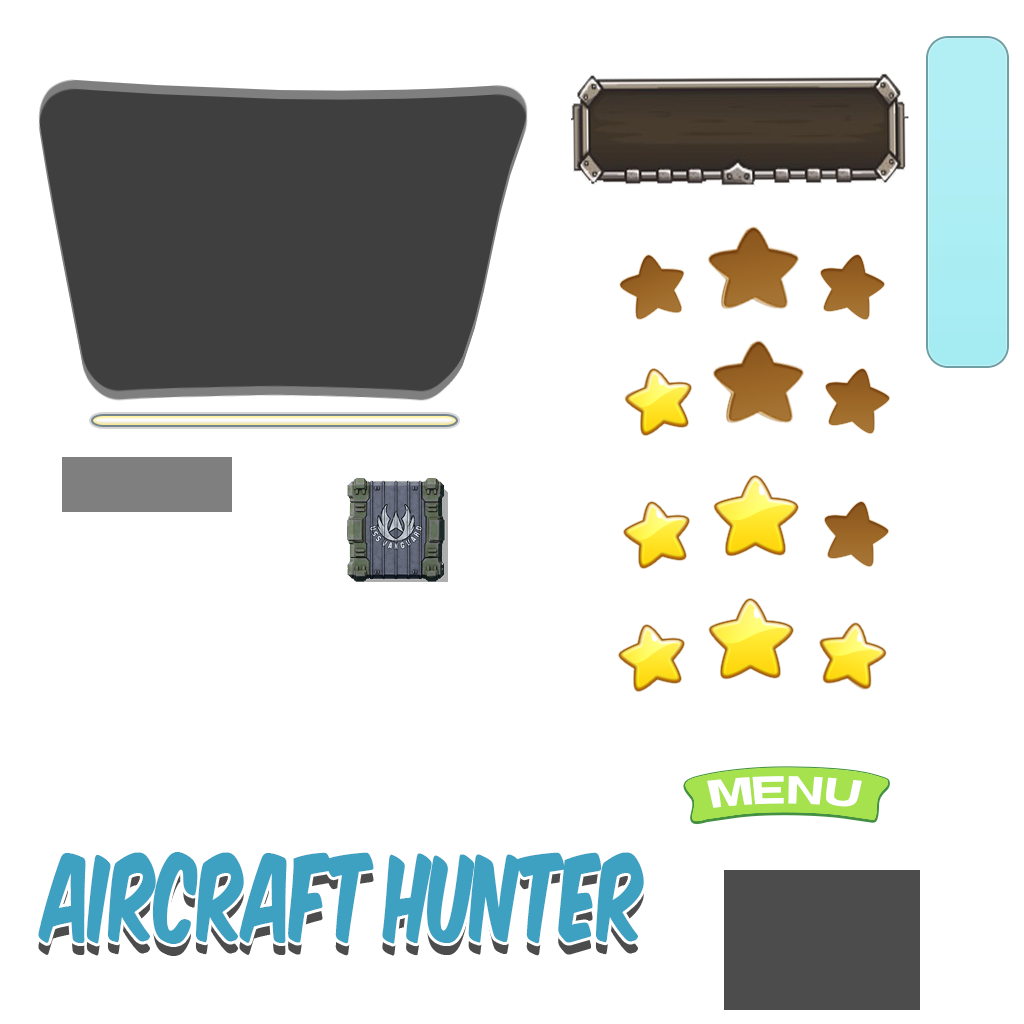
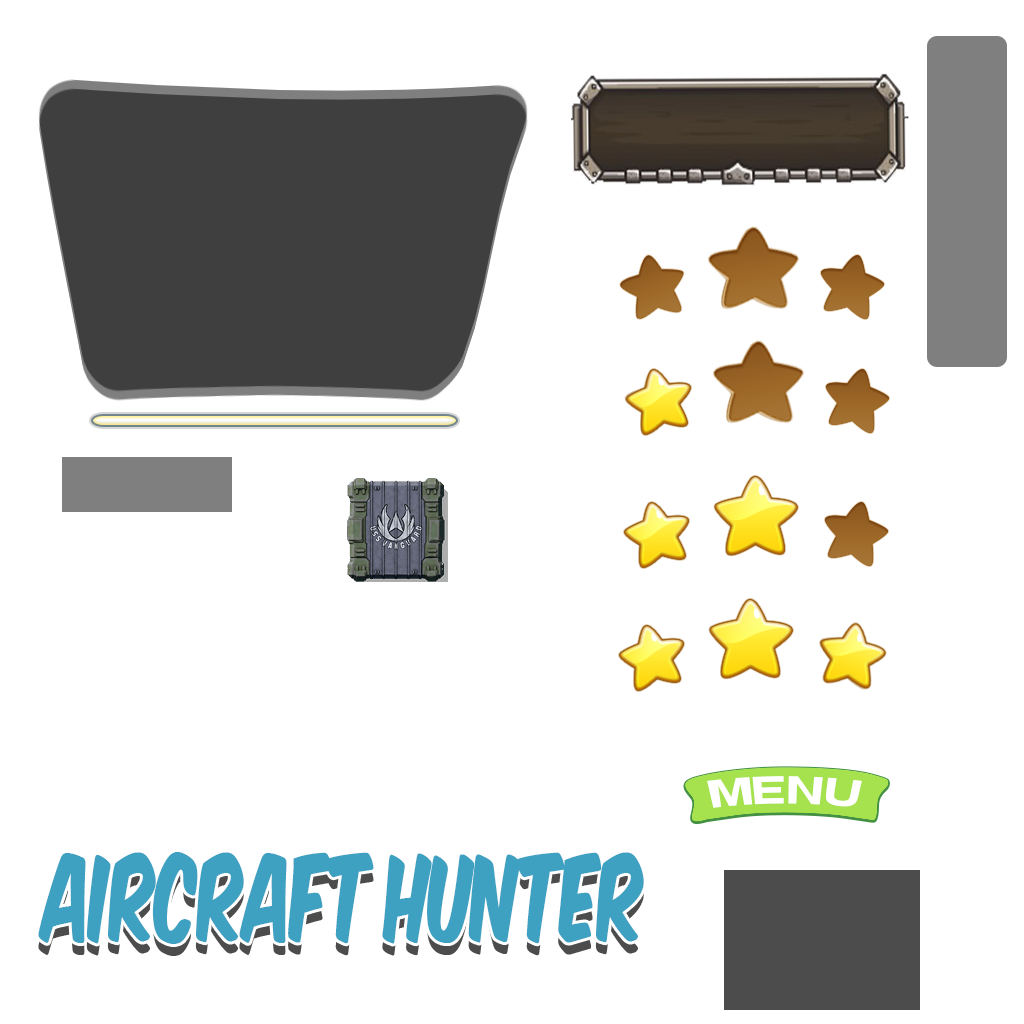
Layer changes from the first 1024×1024 image to the second:
"Layer 1": opacity 100% → 50%, painted on it over [926, 36, 1007, 368]
painted on "Layer 0" over [926, 36, 1009, 368]
